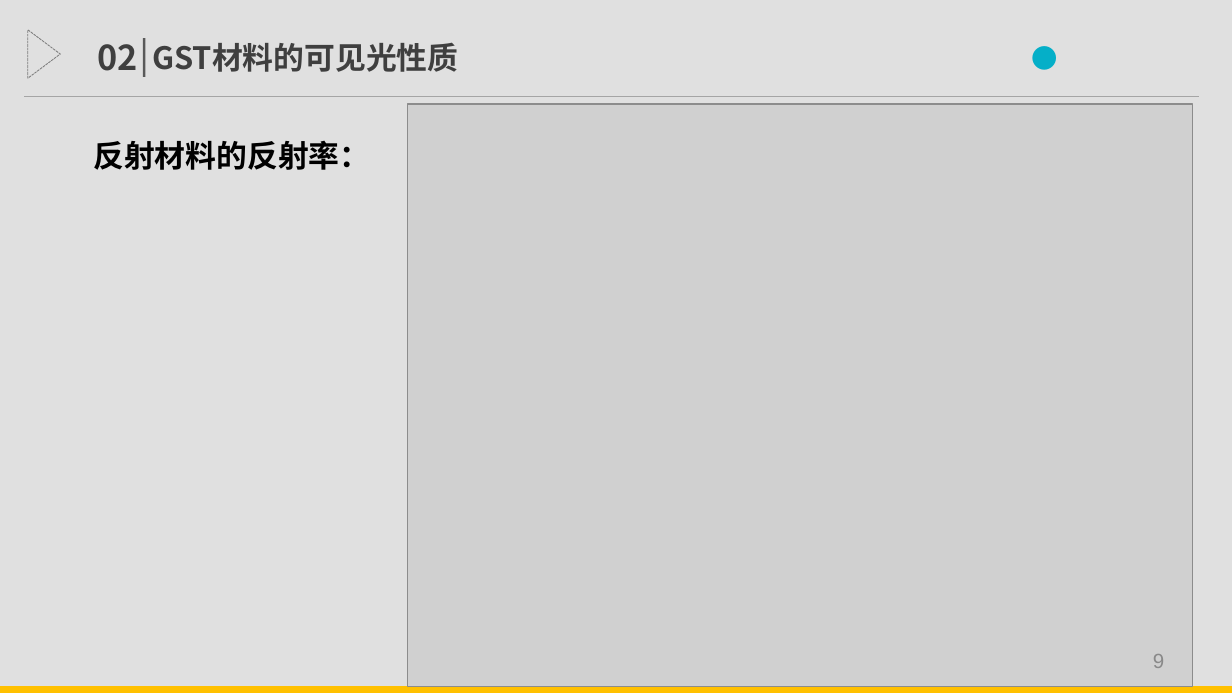
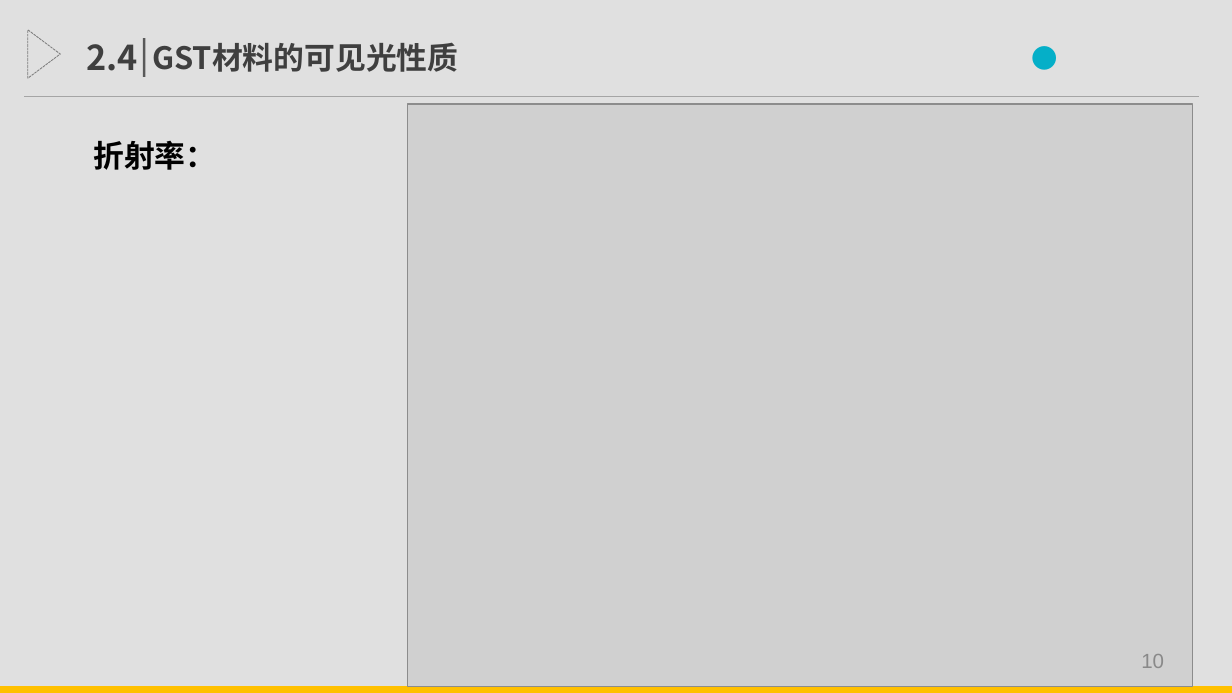
Before and after one commit to Linyu1Bai/ThuEE, a slide deck: slide 10 of Graduation/开题报告.pptx (slide 9 before the commit). Drawn at 1232x693 pixels with LibreOffice and Linux fonts; fonts in the diff are those of the drawing; grey boxes stand for pictures. Boxes give left, top, right and bottom in pixels: in the first picture for what was removed or moved away, otherwise in the second. Text is boxed around its words. In the diff, an @@ line names an element or a change of style, - is before the commit and + after.

```diff
--- a/Graduation/开题报告.pptx
+++ b/Graduation/开题报告.pptx
@@ text at bbox=[86, 44, 138, 71]: text changed @@
-02
+2.4
@@ text removed at bbox=[93, 141, 370, 170] @@
-反射材料的反射率：
@@ text added at bbox=[93, 141, 216, 170], 18 pt, text #000000, bold @@
+折射率：
@@ page number added at bbox=[1141, 654, 1164, 668], 12 pt, text #898989 @@
+10
@@ page number removed at bbox=[1153, 654, 1164, 668] @@
-9
```
Also in this commit, not shown: 9 other slides changed, 2 slides added.
